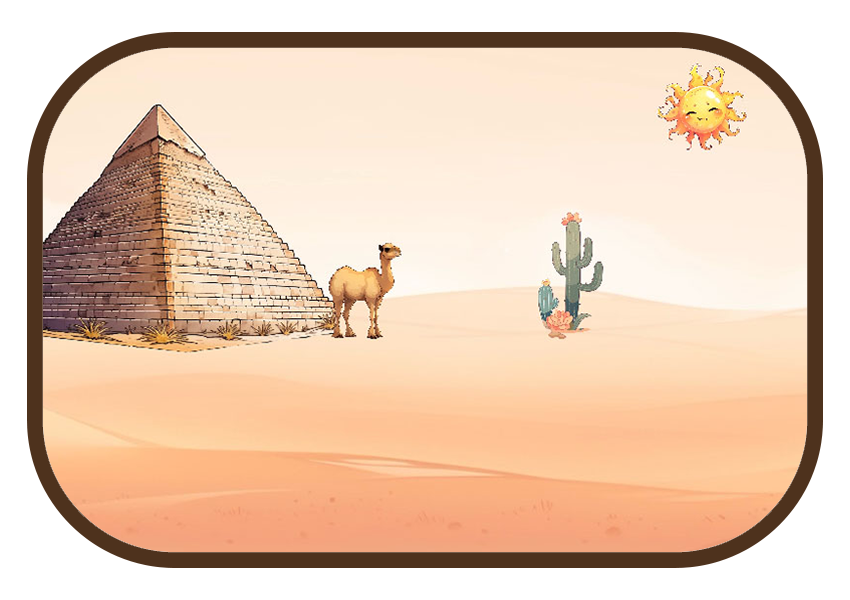
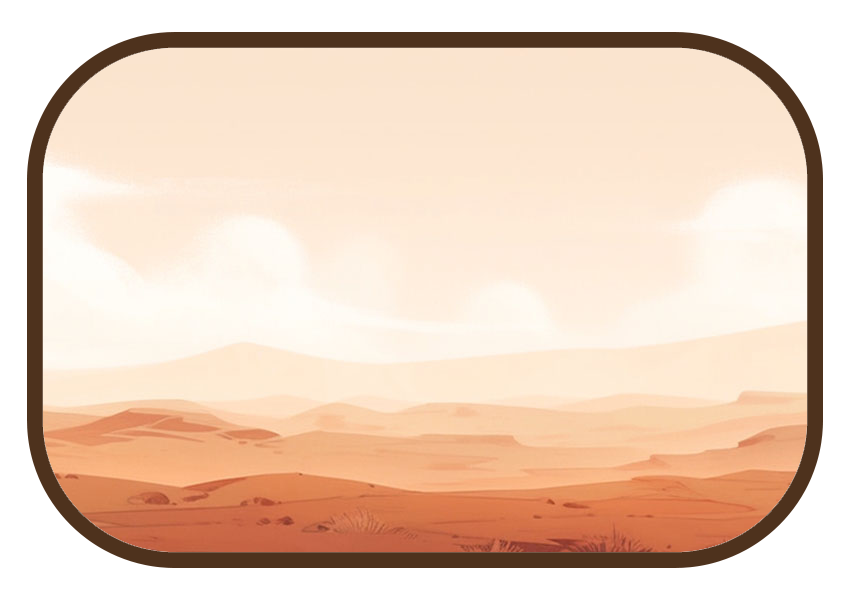
Layered file, before and after one edit (850x600). Changes by layer:
removed layer "5002" over [42, 48, 808, 553]
added layer "Layer 1" over [42, 48, 808, 553]
